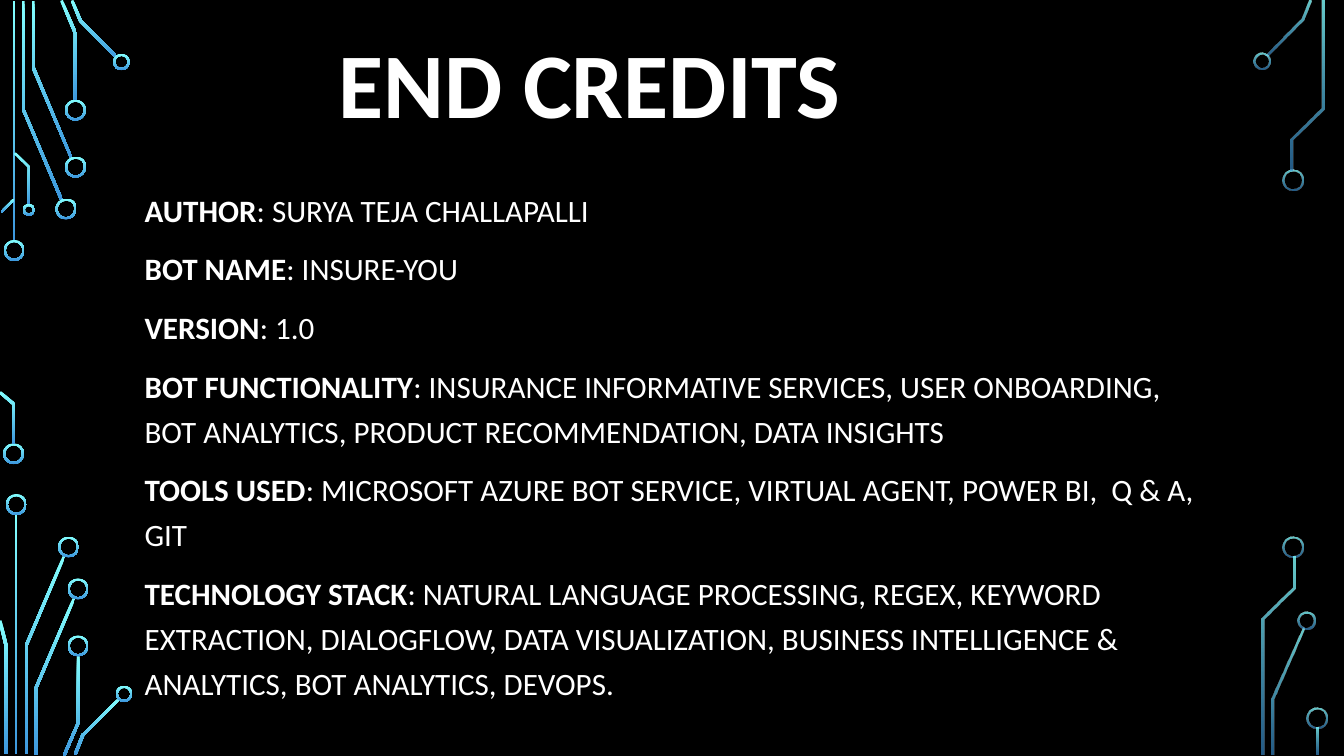
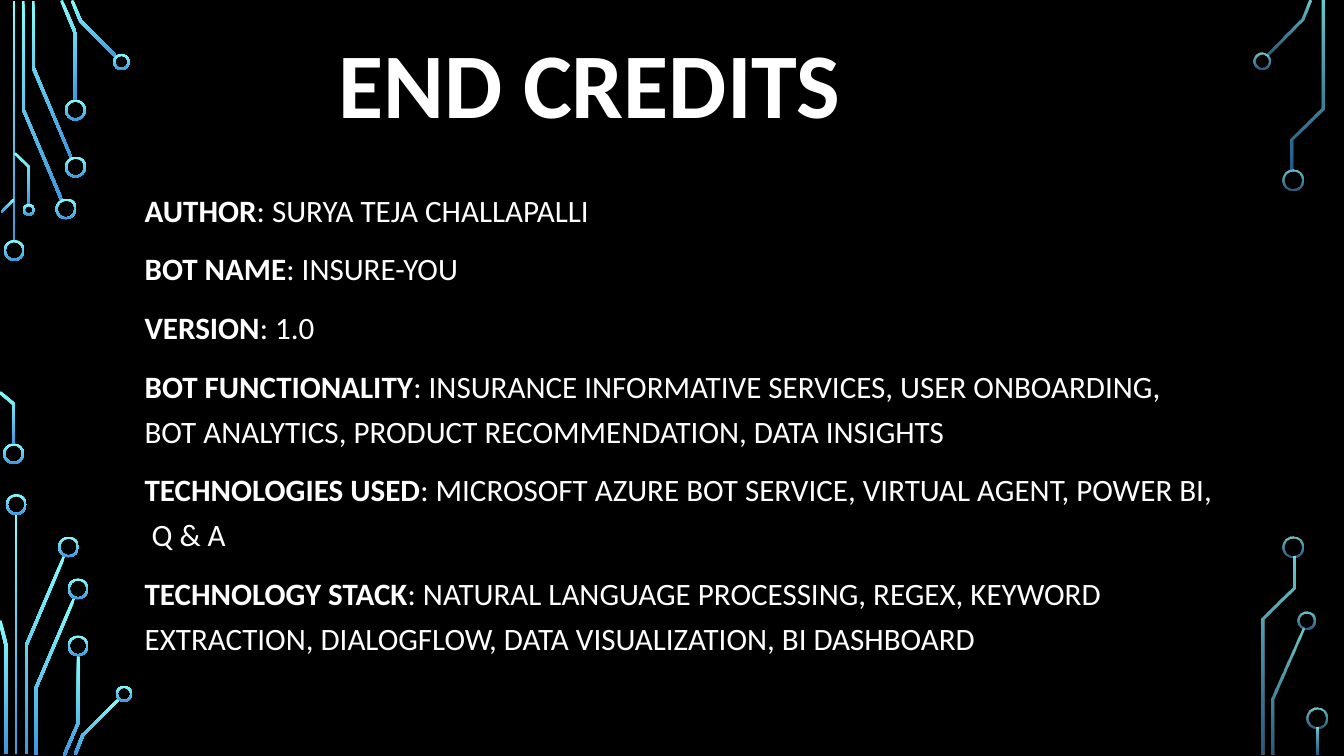
Before and after one commit to chalst1988/EXL-Hackathon, a slide deck: slide 19 of Insurance_Bot_Presentation.pptx. Drawn at 1344x756 pixels with LibreOffice and Linux fonts; fonts in the diff are those of the drawing; background and template pictures are left out. Boxes give left, top, right and bottom in pixels: in the first picture for what was removed or moved away, otherwise in the second. Text is boxed around its words. In the diff, an @@ line names an element or a change of style, - is before the commit and + after.

```diff
--- a/Insurance_Bot_Presentation.pptx
+++ b/Insurance_Bot_Presentation.pptx
@@ text at bbox=[145, 480, 1211, 654]: text changed @@
-TOOLS USED: MICROSOFT AZURE BOT SERVICE, VIRTUAL AGENT, POWER BI, Q & A, GIT
-TECHNOLOGY STACK: NATURAL LANGUAGE PROCESSING, REGEX, KEYWORD EXTRACTION, DIALOGFLOW, DATA VISUALIZATION, BUSINESS INTELLIGENCE & ANALYTICS, BOT ANALYTICS, DEVOPS.
+TECHNOLOGIES USED: MICROSOFT AZURE BOT SERVICE, VIRTUAL AGENT, POWER BI, Q & A
+TECHNOLOGY STACK: NATURAL LANGUAGE PROCESSING, REGEX, KEYWORD EXTRACTION, DIALOGFLOW, DATA VISUALIZATION, BI DASHBOARD
```
Also in this commit, not shown: 2 other slides changed, 2 other files.
